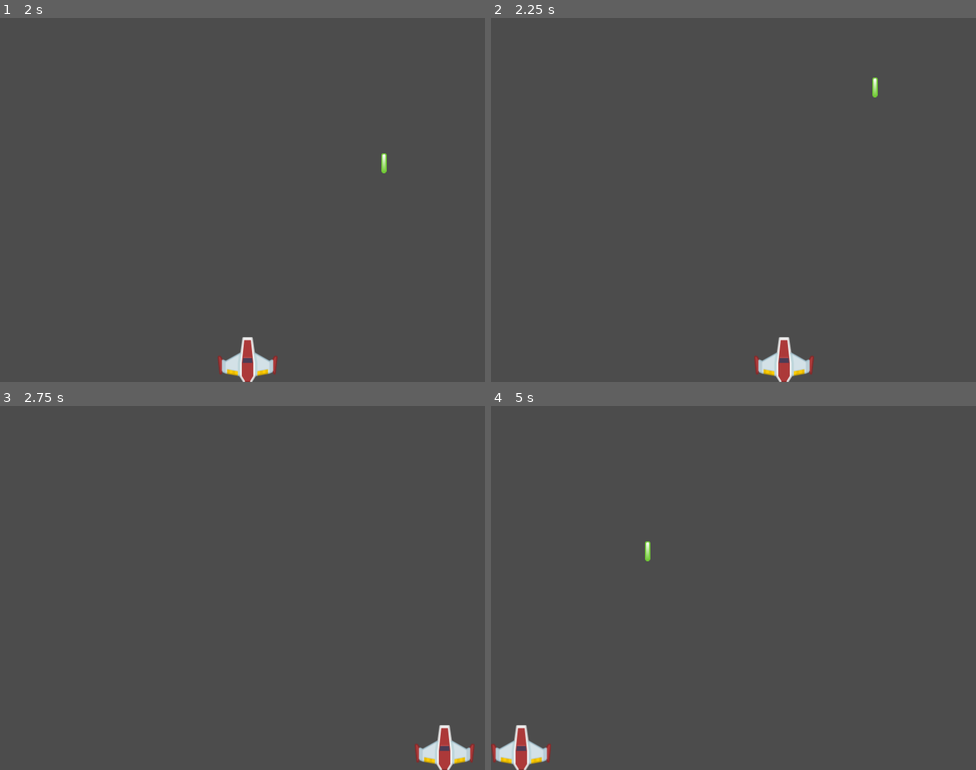
Above: before the commit, frames 1-4 (two rows, left to right).
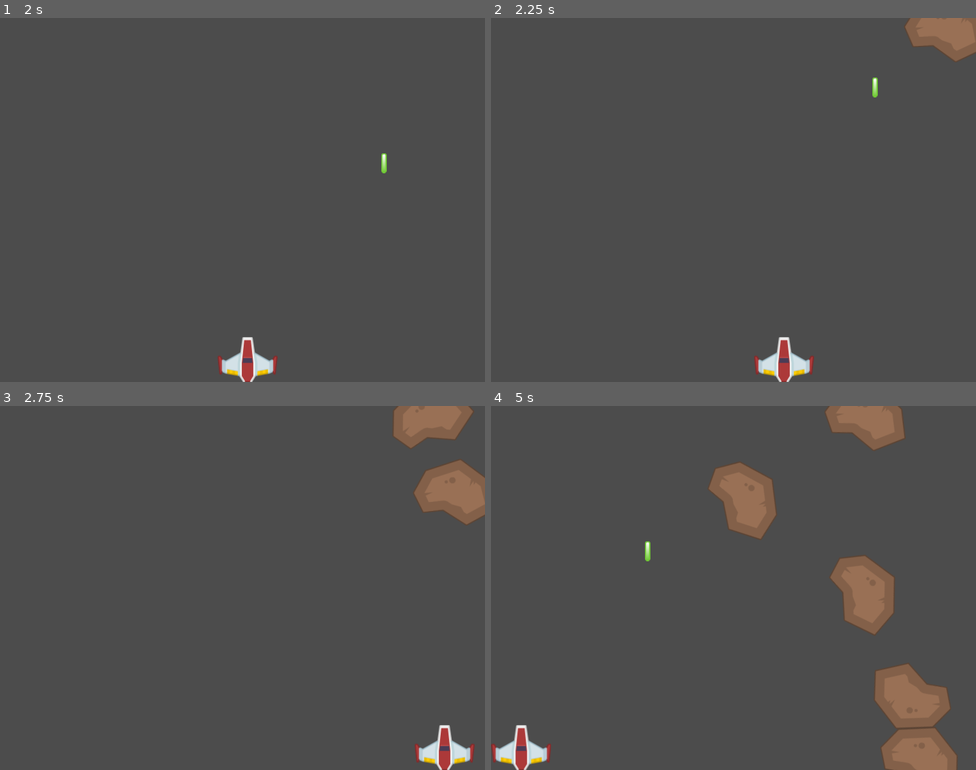
Above: after the commit, the same moments.

Repository: DessimA/Astra-SpaceHero
Game: Godot game, scene res://assets/scenes/Principal.tscn
Same seed, same stepped clock (60 frames per second), same inputs: the game is played once before the commit and once after it.
Inputs:
- Up to frame 1 (2 s): tap Enter at 0.5 s; hold Right (ui_right) 0.53-1.28 s; tap Space (ui_select) at 0.77, 1.52 s; hold Left (ui_left) from 1.28 s (still down)
- Up to frame 2 (2.25 s): release Left (ui_left) at 2.03 s; hold Right (ui_right) from 2.03 s (still down)
- Up to frame 3 (2.75 s): keep holding Right (ui_right)
- Up to frame 4 (5 s): tap Space (ui_select) at 3.02, 3.77, 4.52 s; release Right (ui_right) at 3.53 s; hold Left (ui_left) from 3.53 s (still down)

Frame 1 is identical in both runs. In frame 2, 1.3% of the frame differs, in the area x 85-100%, y 0-12%; in frame 3, 3.2%; in frame 4, 8.8%, in the area x 44-96%, y 0-100%.

Commit message:
Meteoro e Spawner adicionados
Spawner adicionado a tela principal, nele trás os meteoros para tela girando e aparecendo aleatoriamente sobre a tela.

Diff:
--- /dev/null
+++ b/Astra_SpaceHero/assets/scenes/Meteoro.tscn
@@ -0,0 +1,10 @@
+[gd_scene load_steps=3 format=2]
+
+[ext_resource path="res://assets/images/meteorBig.png" type="Texture" id=1]
+[ext_resource path="res://assets/scripts/Meteoro.gd" type="Script" id=2]
+
+[node name="Meteoro" type="Node2D"]
+script = ExtResource( 2 )
+
+[node name="Sprite" type="Sprite" parent="."]
+texture = ExtResource( 1 )
--- a/Astra_SpaceHero/assets/scenes/Principal.tscn
+++ b/Astra_SpaceHero/assets/scenes/Principal.tscn
@@ -1,8 +1,11 @@
-[gd_scene load_steps=2 format=2]
+[gd_scene load_steps=3 format=2]
 
 [ext_resource path="res://assets/scenes/Nave.tscn" type="PackedScene" id=1]
+[ext_resource path="res://assets/scenes/Spawner.tscn" type="PackedScene" id=2]
 
 [node name="Principal" type="Node2D"]
 
 [node name="Nave" parent="." instance=ExtResource( 1 )]
 position = Vector2( 400, 563 )
+
+[node name="Spawner" parent="." instance=ExtResource( 2 )]
--- /dev/null
+++ b/Astra_SpaceHero/assets/scenes/Spawner.tscn
@@ -0,0 +1,6 @@
+[gd_scene load_steps=2 format=2]
+
+[ext_resource path="res://assets/scripts/Spawner.gd" type="Script" id=1]
+
+[node name="Spawner" type="Node2D"]
+script = ExtResource( 1 )
--- /dev/null
+++ b/Astra_SpaceHero/assets/scripts/Meteoro.gd
@@ -0,0 +1,12 @@
+extends Node2D
+var velocidade = 250
+var rotacao = 0
+
+func _ready():
+	randomize() # reseta a semente
+	set_process(true)
+	rotacao = rand_range(-3, 3) # randomiza entre -2 e 2 a rotação
+
+func _process(delta):
+	position += Vector2(0, 1) * velocidade * delta
+	rotate(rotacao * delta) # rotaciona o meteoro
--- /dev/null
+++ b/Astra_SpaceHero/assets/scripts/Spawner.gd
@@ -0,0 +1,16 @@
+extends Node
+
+var sprite_meteor = preload("res://assets/scenes/Meteoro.tscn")
+var espera = 2
+
+func _ready():
+	set_process(true)
+
+func _process(delta):
+	if espera > 0:
+		espera -= delta
+	else:
+		espera = rand_range(0.3, 1)
+		var meteoro = sprite_meteor.instance()
+		meteoro.set_position(Vector2(rand_range(30, 770), -40))
+		get_owner().add_child(meteoro)
